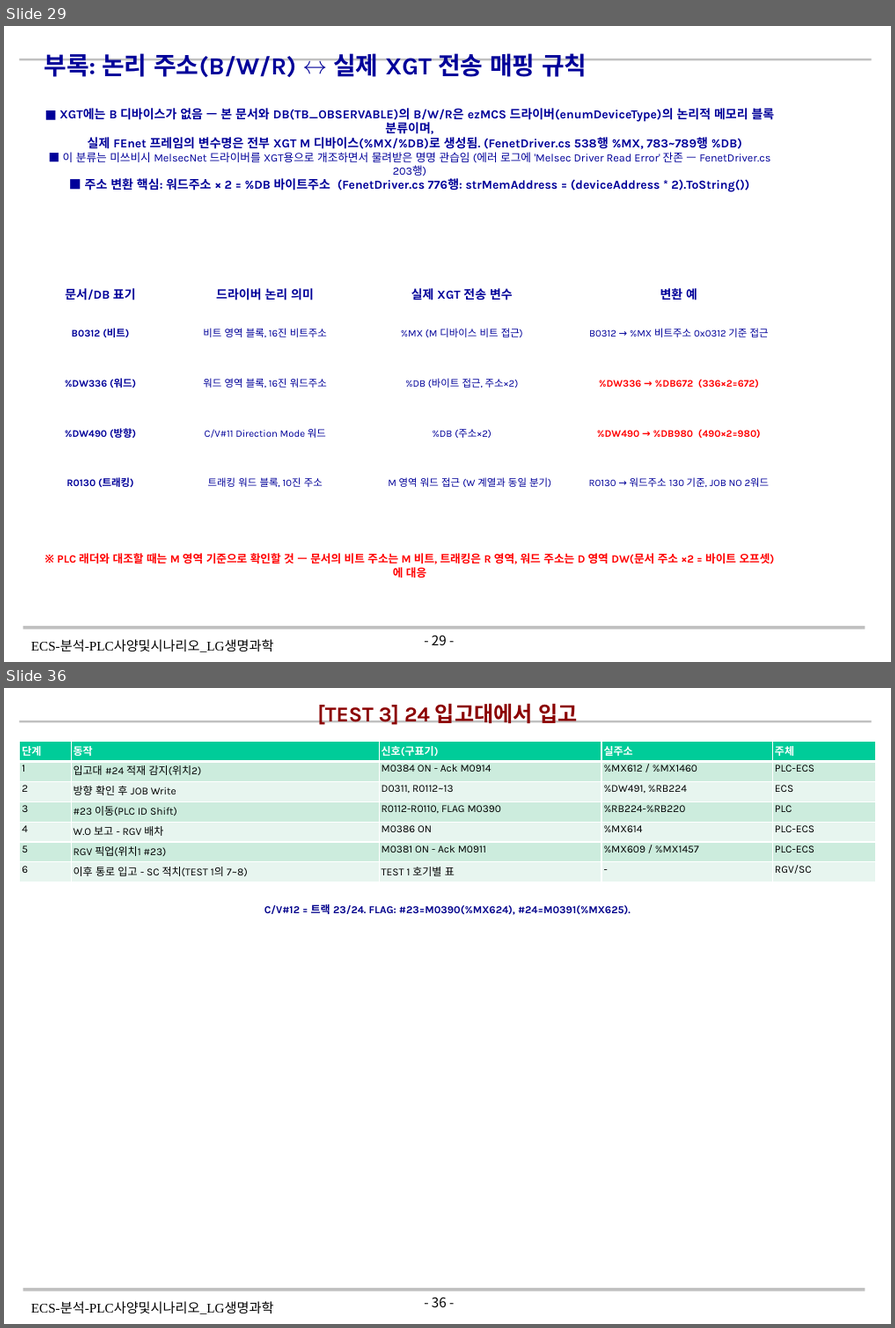
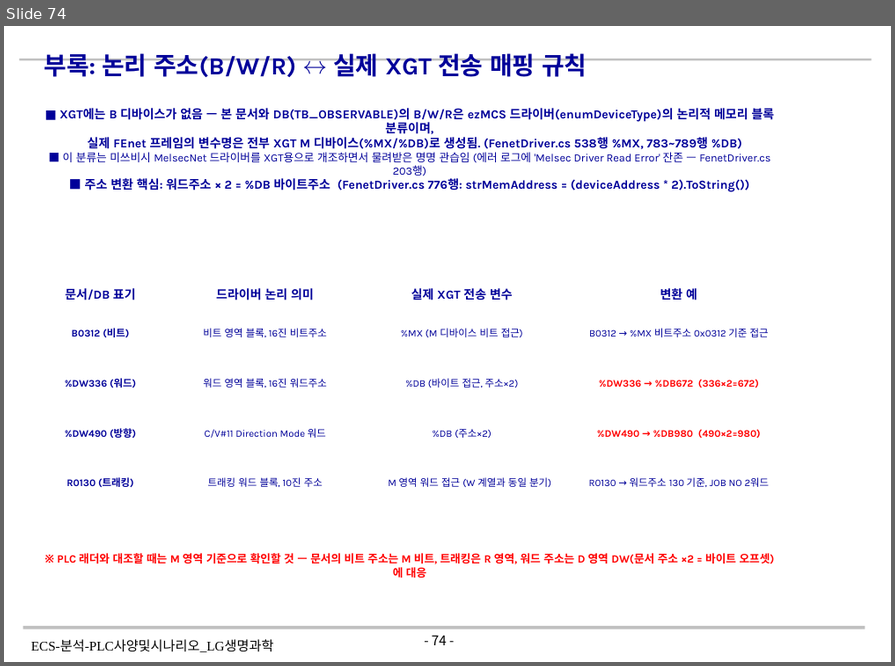
Before and after one commit to yeorijby-coder/LGLS_ALL, a slide deck: ECS-분석-PLC사양및시나리오_LG생명과학_V1.3_20260819.pptx. Shown one above the other, each under a label of ours: slides 29 and 36 before the commit, slide 74 after it; the slides between them are not shown. The pictures are 895x1328 and 895x666 pixels, drawn with LibreOffice and Linux fonts; fonts in the diff are those of the drawing; background and template pictures are left out. Boxes give left, top, right and bottom in pixels: in the first picture for what was removed or moved away, otherwise in the second. Text is boxed around its words. In the diff, an @@ line names an element or a change of style, - is before the commit and + after.

```diff
--- a/ECS-분석-PLC사양및시나리오_LG생명과학_V1.3_20260819.pptx
+++ b/ECS-분석-PLC사양및시나리오_LG생명과학_V1.3_20260819.pptx
@@ slide 36 removed at box(4, 688, 891, 1324), background #FFFFFF; not listed: 4 template elements that a slide beside it also shows @@
@@ text removed at box(317, 703, 577, 725) @@
-[TEST 3] 24 입고대에서 입고
@@ table removed at box(19, 742, 875, 882), 7 rows, 5 columns @@
-단계 | 동작 | 신호(구표기) | 실주소 | 주체
-1 | 입고대 #24 적재 감지(위치2) | M0384 ON - Ack M0914 | %MX612 / %MX1460 | PLC-ECS
-2 | 방향 확인 후 JOB Write | D0311, R0112~13 | %DW491, %RB224 | ECS
-3 | #23 이동(PLC ID Shift) | R0112-R0110, FLAG M0390 | %RB224-%RB220 | PLC
-4 | W.O 보고 - RGV 배차 | M0386 ON | %MX614 | PLC-ECS
-5 | RGV 픽업(위치1 #23) | M0381 ON - Ack M0911 | %MX609 / %MX1457 | PLC-ECS
-6 | 이후 통로 입고 - SC 적치(TEST 1의 7~8) | TEST 1 호기별 표 | - | RGV/SC
@@ text removed at box(264, 904, 631, 915) @@
-C/V#12 = 트랙 23/24. FLAG: #23=M0390(%MX624), #24=M0391(%MX625).
@@ what was slide 29 is now slide 74 @@
@@ page number at box(432, 636, 447, 646): text changed @@
-- 29 -
+- 74 -
```
Also in this commit, not shown: 1 slide changed, 45 slides added, 13 other slides removed.
